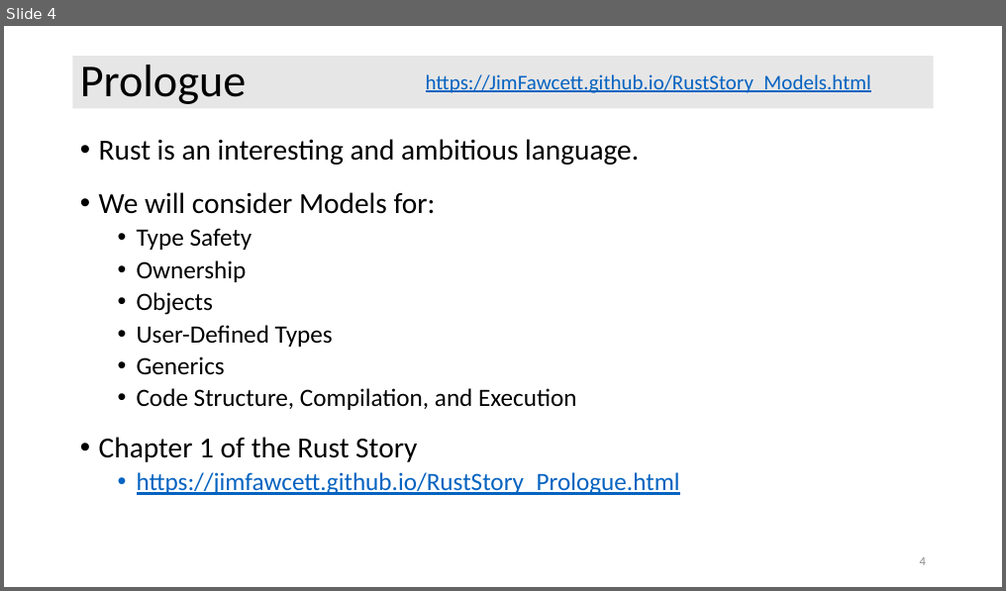
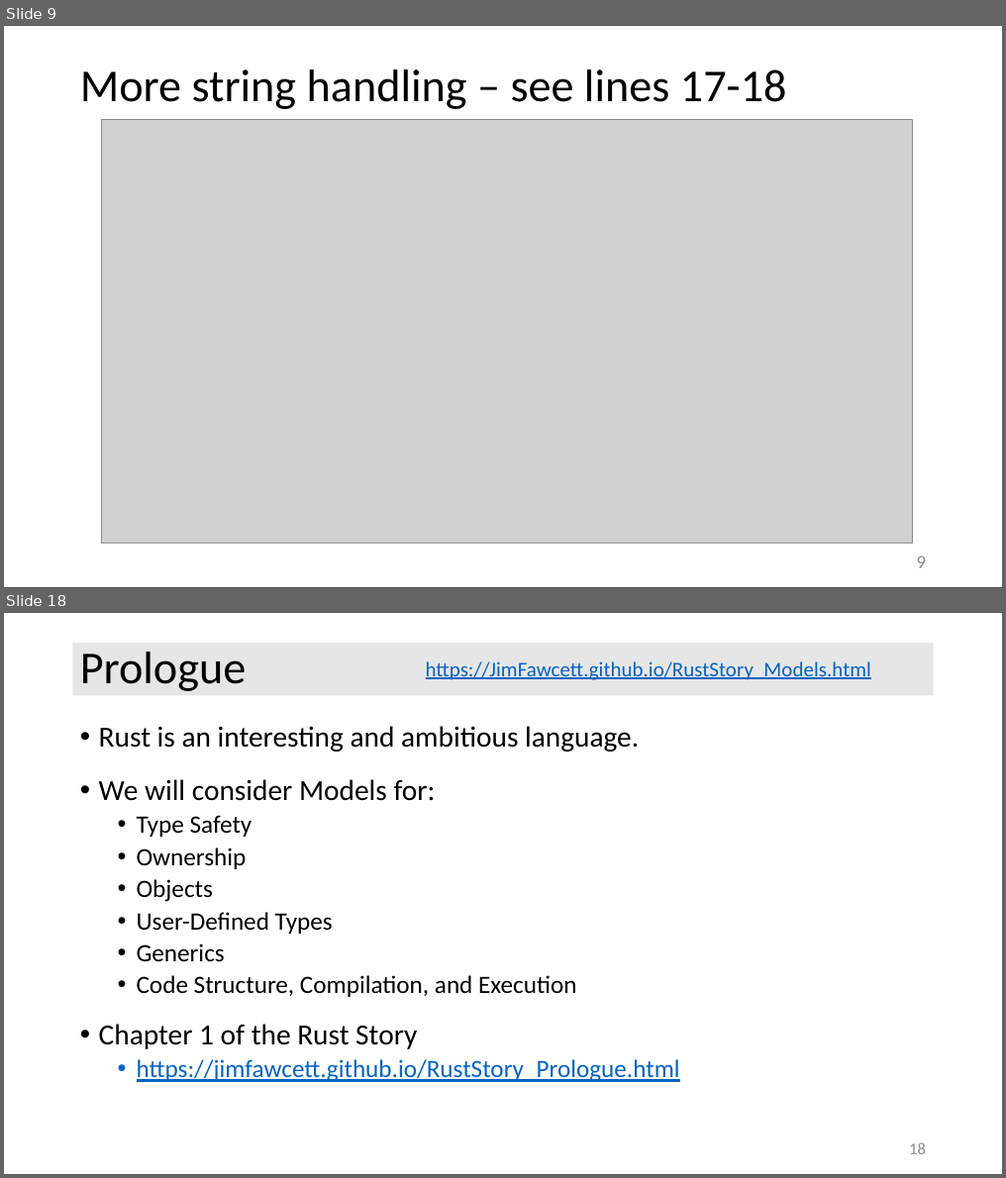
Before and after one commit to JimFawcett/JimFawcett.github.io, a slide deck: Resources/RustModels.pptx. Shown one above the other, each under a label of ours: slide 4 before the commit, slides 9 and 18 after it; the slides between them are not shown. The pictures are 1006x591 and 1006x1178 pixels, drawn with LibreOffice and Linux fonts; fonts in the diff are those of the drawing; grey boxes stand for pictures. Boxes give left, top, right and bottom in pixels: in the first picture for what was removed or moved away, otherwise in the second. Text is boxed around its words. In the diff, an @@ line names an element or a change of style, - is before the commit and + after.

```diff
--- a/Resources/RustModels.pptx
+++ b/Resources/RustModels.pptx
@@ slide 9 added at box(4, 26, 1002, 587), background #FFFFFF @@
@@ title added at box(80, 70, 787, 109), 44 pt, text #000000 @@
+More string handling – see lines 17-18
@@ picture added at box(101, 120, 912, 544) @@
@@ page number added at box(917, 557, 927, 569), 18 pt, text #8C8C8C @@
+9
@@ what was slide 4 is now slide 18 @@
@@ page number at box(909, 1143, 926, 1155): text changed; size 12 to 16 pt @@
-4
+18
```
Also in this commit, not shown: 4 slides changed, 14 other slides added, 2 other files.
